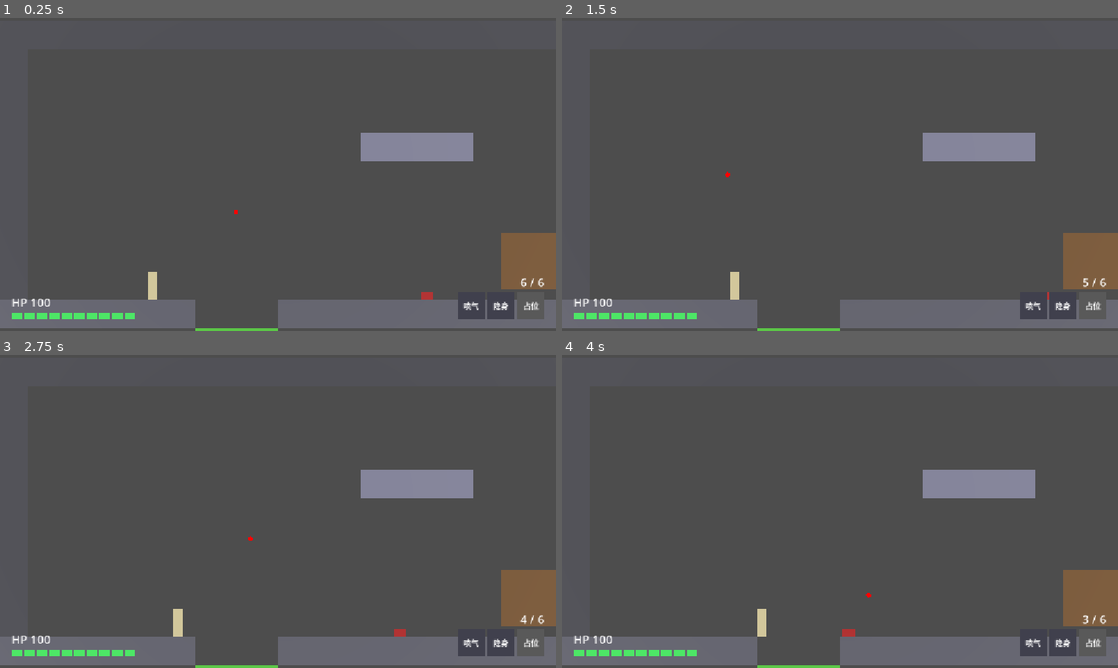
Above: before the commit, frames 1-4 (two rows, left to right).
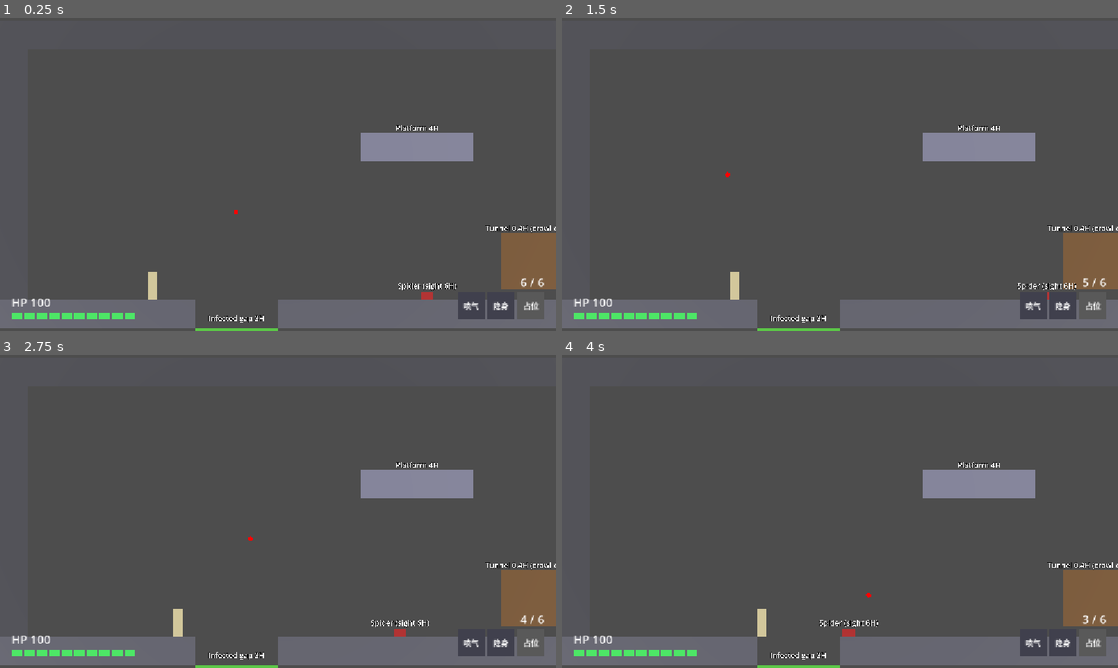
Above: after the commit, the same moments.

Repository: redleaf05812/yx01-prototype
Game: Godot game, scene res://scenes/room_01.tscn
The game is run twice, just before and just after one commit, with the same random seed, the same clock (stepped at 60 frames per second) and the same inputs.
Inputs (mouse positions are in pixels of both pictures, inside the frame that each line leads up to):
- Up to frame 1 (0.25 s): no input
- Up to frame 2 (1.5 s): move the mouse to (962, 158) at 0.52 s; hold D (move_right) 0.53-1.28 s; right-click (962, 158) at 0.6 s; click (962, 158) at 0.67 s; tap Space (jump) at 0.77 s; move the mouse to (728, 190) at 1.27 s; hold A (move_left) from 1.28 s (still down); tap C (crouch) at 1.35 s
- Up to frame 3 (2.75 s): tap Space (jump) at 1.52 s; move the mouse to (333, 442) at 2.02 s; release A (move_left) at 2.03 s; hold D (move_right) from 2.03 s (still down); click (333, 442) at 2.1 s
- Up to frame 4 (4 s): move the mouse to (812, 574) at 2.77 s; tap T (grapple) at 2.85 s; click (812, 574) at 2.92 s; tap Space (jump) at 3.02, 3.77 s; move the mouse to (1006, 558) at 3.52 s; release D (move_right) at 3.53 s; hold A (move_left) from 3.53 s (still down); tap F (interact) at 3.6 s

The runs differ from the first frame. In frame 1, 0.4% of the frame differs, in the area x 37-100%, y 34-98%; in frame 2, 0.4%; in frame 3, 0.4%; in frame 4, 0.4%.

Commit message:
Name labels on blocks (Platform, Barrier, Tunnel, Infected gap, Door ||) and spider sight range

Diff:
--- a/scripts/room_builder.gd
+++ b/scripts/room_builder.gd
@@ -13,6 +13,15 @@
 # 低矮通道（隧道）占第 18–19 列，净高 0.4H。蜘蛛不能进入。
 const TUNNEL_COL := 18
 const TUNNEL_COLS := 2
+
+# 方块上的名字标签（英文，默认字体可直接显示）
+const LABEL_TEXT := {
+	"Platform": "Platform 4H",
+	"Barrier": "Barrier 3H",
+	"TunnelRoof": "Tunnel 0.4H (crawl only)",
+	"InfectedGapMarker": "Infected gap 3H",
+	"InfectedDoor": "Door || 2H (EMP to clear)",
+}
 
 const COLOR_WALL := Color(0.35, 0.35, 0.38)
 const COLOR_FLOOR := Color(0.45, 0.45, 0.5)
@@ -61,6 +70,8 @@
 
 	body.position = center
 	add_child(body)
+	if LABEL_TEXT.has(label):
+		_name_label(Vector3(center.x, y1 + 0.3, 0.0), LABEL_TEXT[label])
 
 
 # 按格子坐标加一个方块：左上角格 (col,row)，宽 w 格，高 h 格。
@@ -96,6 +107,7 @@
 	marker.mesh = m
 	marker.position = Vector3((7 + 1.5) * H, -0.1, 0.0)
 	add_child(marker)
+	_name_label(Vector3((7 + 1.5) * H, 0.6, 0.0), LABEL_TEXT["InfectedGapMarker"])
 
 	# 平台：col 13..16, row 4，宽 4 格
 	_cell_box(13, 4, 4, 1, COLOR_PLATFORM, "Platform")
@@ -118,6 +130,7 @@
 	door.set("infected", true)
 	door.position = Vector3(29.5 * H, 1.8 + H, 0.0)
 	add_child(door)
+	_name_label(Vector3(29.5 * H, 1.8 + 2.0 * H + 0.3, 0.0), LABEL_TEXT["InfectedDoor"])
 
 
 func _build_kill_zone() -> void:
@@ -169,6 +182,18 @@
 			b.set_in_tunnel(false))
 
 
+# 生成一个始终正对镜头的文字标签
+func _name_label(pos: Vector3, text: String) -> void:
+	var l := Label3D.new()
+	l.text = text
+	l.font_size = 48
+	l.pixel_size = 0.01
+	l.outline_size = 8
+	l.no_depth_test = true
+	l.position = pos
+	add_child(l)
+
+
 func _on_kill_zone_entered(body: Node3D) -> void:
 	if body.has_method("respawn"):
 		body.respawn()
--- a/scripts/spider.gd
+++ b/scripts/spider.gd
@@ -47,6 +47,14 @@
 
 	_player = get_tree().get_first_node_in_group("player")
 	add_to_group("spider")
+	var label := Label3D.new()
+	label.text = "Spider (sight 6H)"
+	label.font_size = 48
+	label.pixel_size = 0.01
+	label.outline_size = 8
+	label.no_depth_test = true
+	label.position = Vector3(0, 0.9, 0)
+	add_child(label)
 	if _player != null:
 		add_collision_exception_with(_player)
 	_target_x = patrol_right
Not shown, added: scripts/door.gd.uid
Not shown, added: scripts/emp.gd.uid
